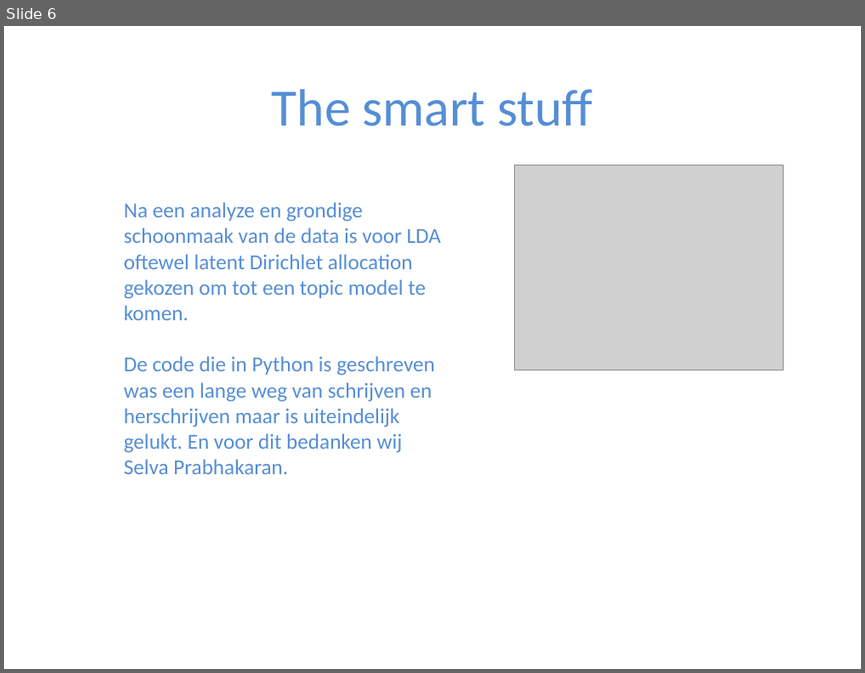
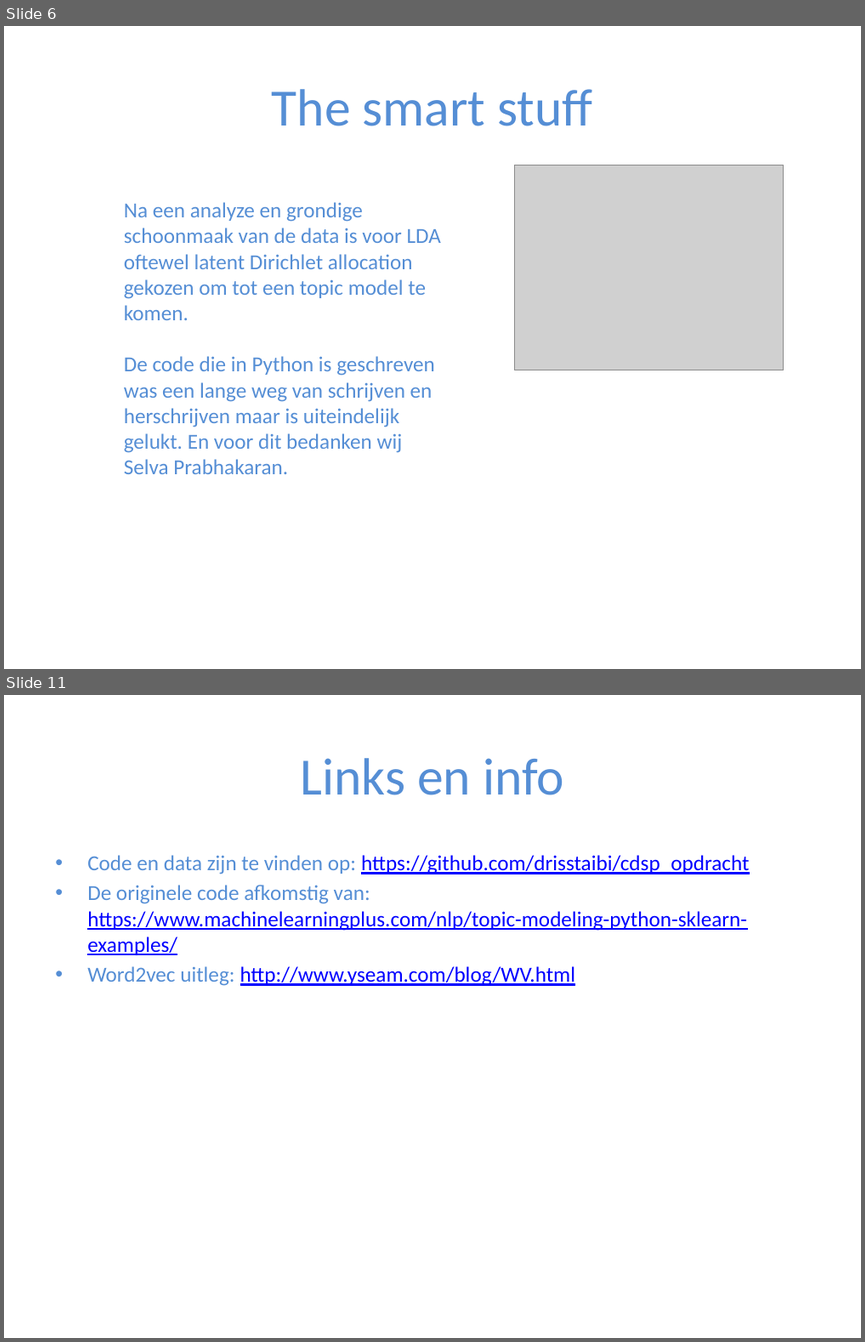
Before and after one commit to drisstaibi/cdsp_opdracht, a slide deck: Werk en skills.pptx. Shown one above the other, each under a label of ours: slide 6 before the commit, slides 6 and 11 after it; the slides between them are not shown. The pictures are 865x673 and 865x1342 pixels, drawn with LibreOffice and Linux fonts; fonts in the diff are those of the drawing; grey boxes stand for pictures. Boxes give left, top, right and bottom in pixels: in the first picture for what was removed or moved away, otherwise in the second. Text is boxed around its words. In the diff, an @@ line names an element or a change of style, - is before the commit and + after.

```diff
--- a/Werk en skills.pptx
+++ b/Werk en skills.pptx
@@ slide 11 added at box(4, 695, 861, 1338), background #FFFFFF @@
@@ title added at box(300, 758, 564, 795), 44 pt, text #558ED5 @@
+Links en info
@@ text added at box(87, 855, 749, 986), 18 pt, text #0000FF, underline @@
+• Code en data zijn te vinden op: https://github.com/drisstaibi/cdsp_opdracht
+• De originele code afkomstig van: https://www.machinelearningplus.com/nlp/topic-modeling-python-sklearn-examples/
+• Word2vec uitleg: http://www.yseam.com/blog/WV.html
```
Also in this commit, not shown: 2 slides changed, 3 other slides added, 1 slide removed.
